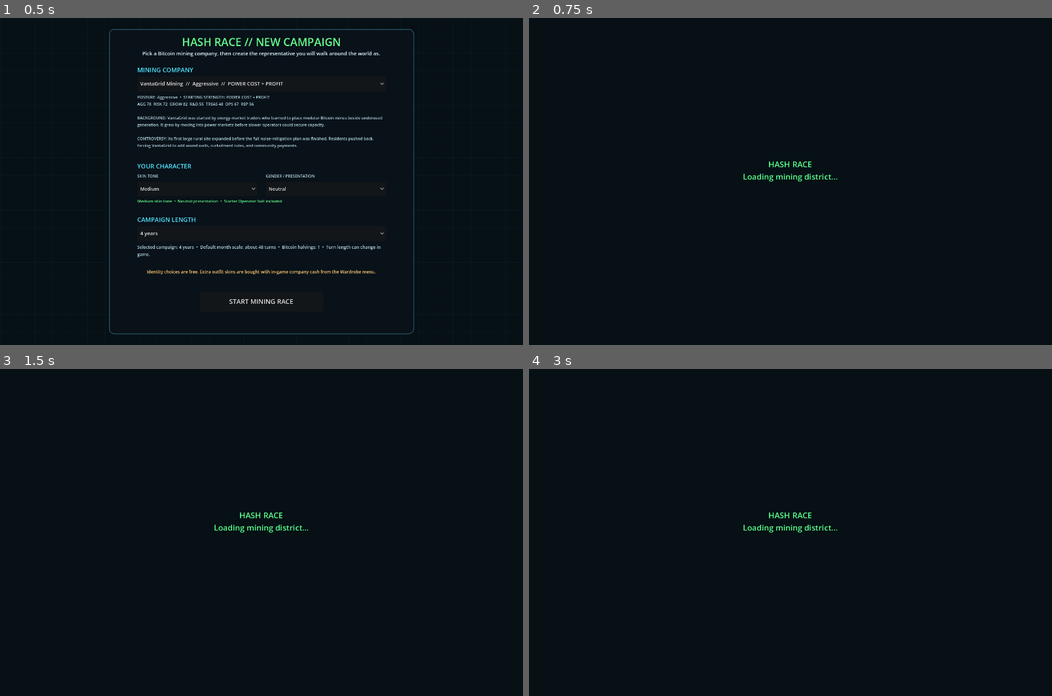
Above: before the commit, frames 1-4 (two rows, left to right).
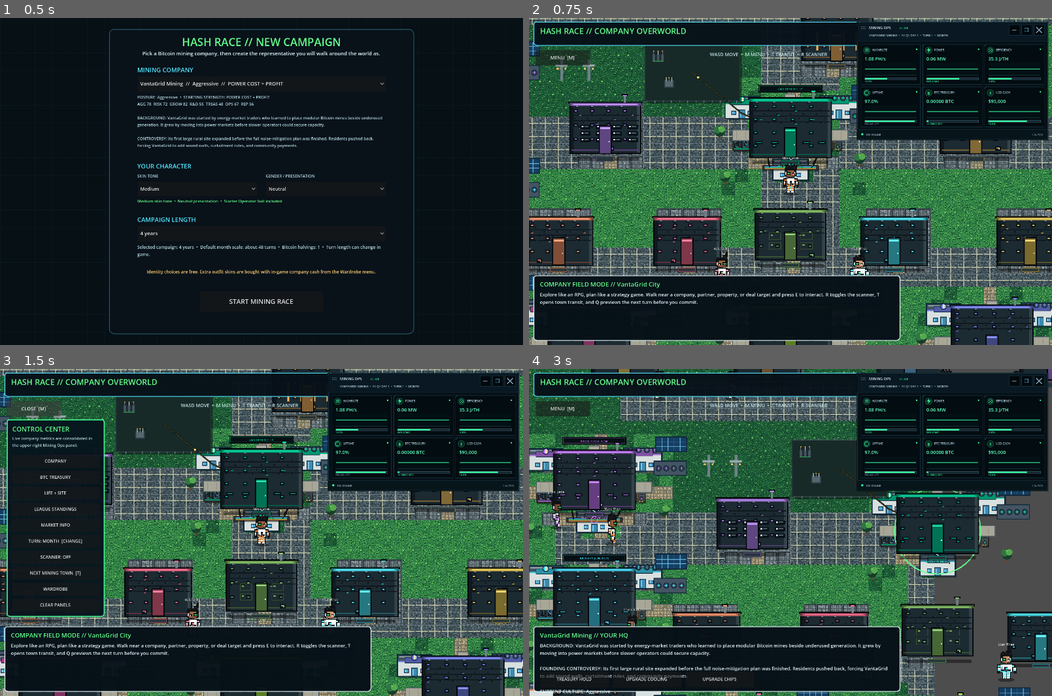
Above: after the commit, the same moments.

Repository: 1freetech/HashRace
Game: Godot game, scene res://scenes/campaign_setup.tscn
Same seed, same stepped clock (60 frames per second), same inputs: the game is played once before the commit and once after it.
Inputs (mouse positions are in pixels of both pictures, inside the frame that each line leads up to):
- Up to frame 1 (0.5 s): no input
- Up to frame 2 (0.75 s): click "START MINING RACE" at 0.5 s
- Up to frame 3 (1.5 s): click (31, 408) at 1.25 s, where only the run after the commit has a clickable "MENU [M]"
- Up to frame 4 (3 s): click (586, 571) at 2 s, where only the run after the commit has a clickable "NEXT MINING TOWN [T]"; tap Enter at 2.75 s; move the mouse to (905, 516) at 2.77 s; hold D from 2.78 s (still down); tap 0 at 2.85 s; click (905, 516) at 2.92 s

Frame 1 is identical in both runs. In frame 2, 67% of the frame differs, in the area x 0-100%, y 0-100%; in frame 3, 58%; in frame 4, 68%.
Error before the commit: Parse Error: The member "WorldScale" already exists in parent class res://scripts/world_grid.gd. (res://scripts/world_v088.gd:9)

Commit message:
Use inherited WorldScale preload in v0.088 renderer

Diff:
--- a/Godot/scripts/world_v088.gd
+++ b/Godot/scripts/world_v088.gd
@@ -6,7 +6,6 @@
 # painter depth uses the same scale contract as navigation, and front doors get
 # clear visual entry cues. Node-based interiors can use SceneManager/Doorway.
 
-const WorldScale = preload("res://scripts/world_scale_rules.gd")
 const CameraProportionController = preload("res://scripts/camera_proportion_controller.gd")
 
 const V088_WORLD_SCALE_REVISION: int = 1
